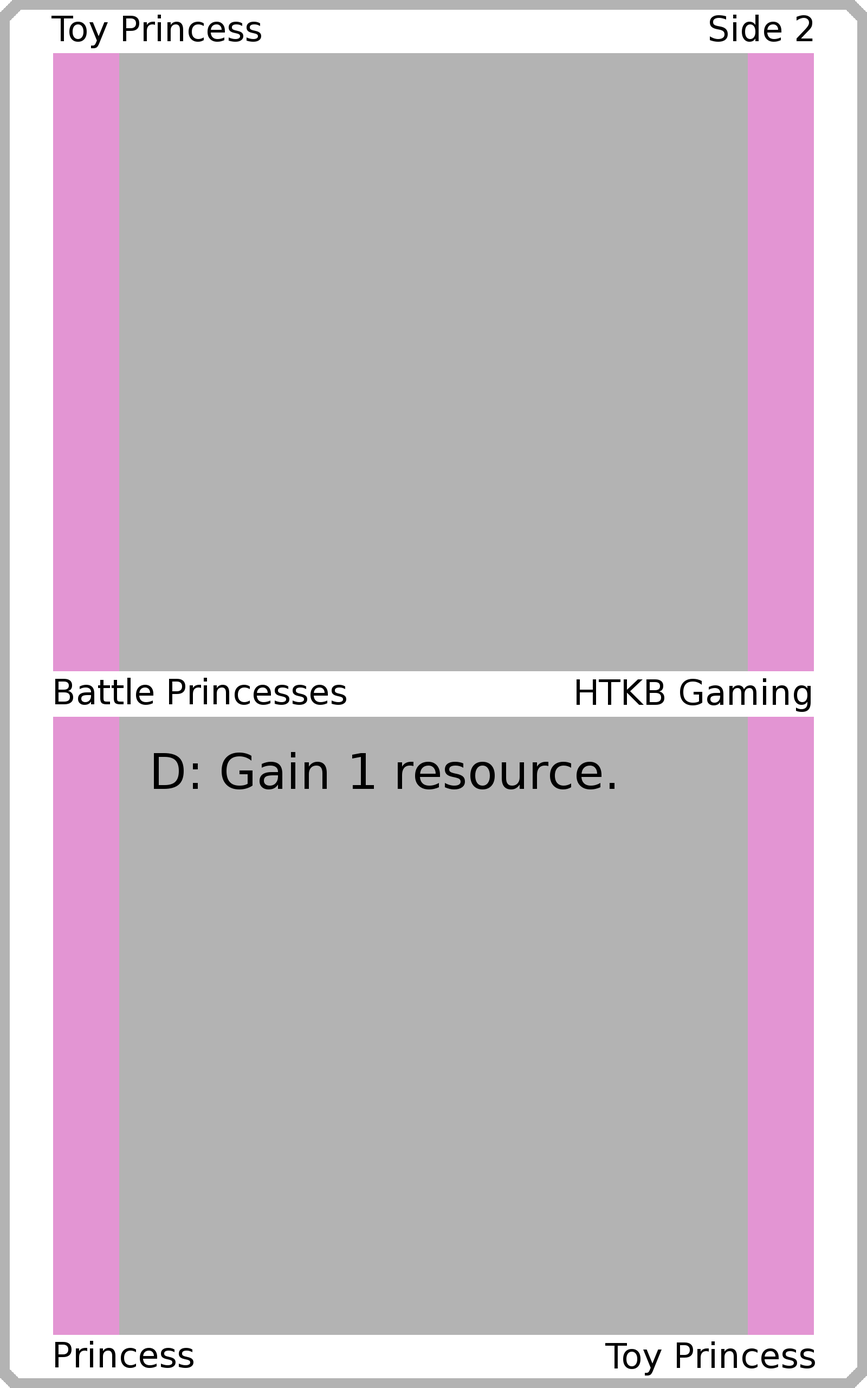
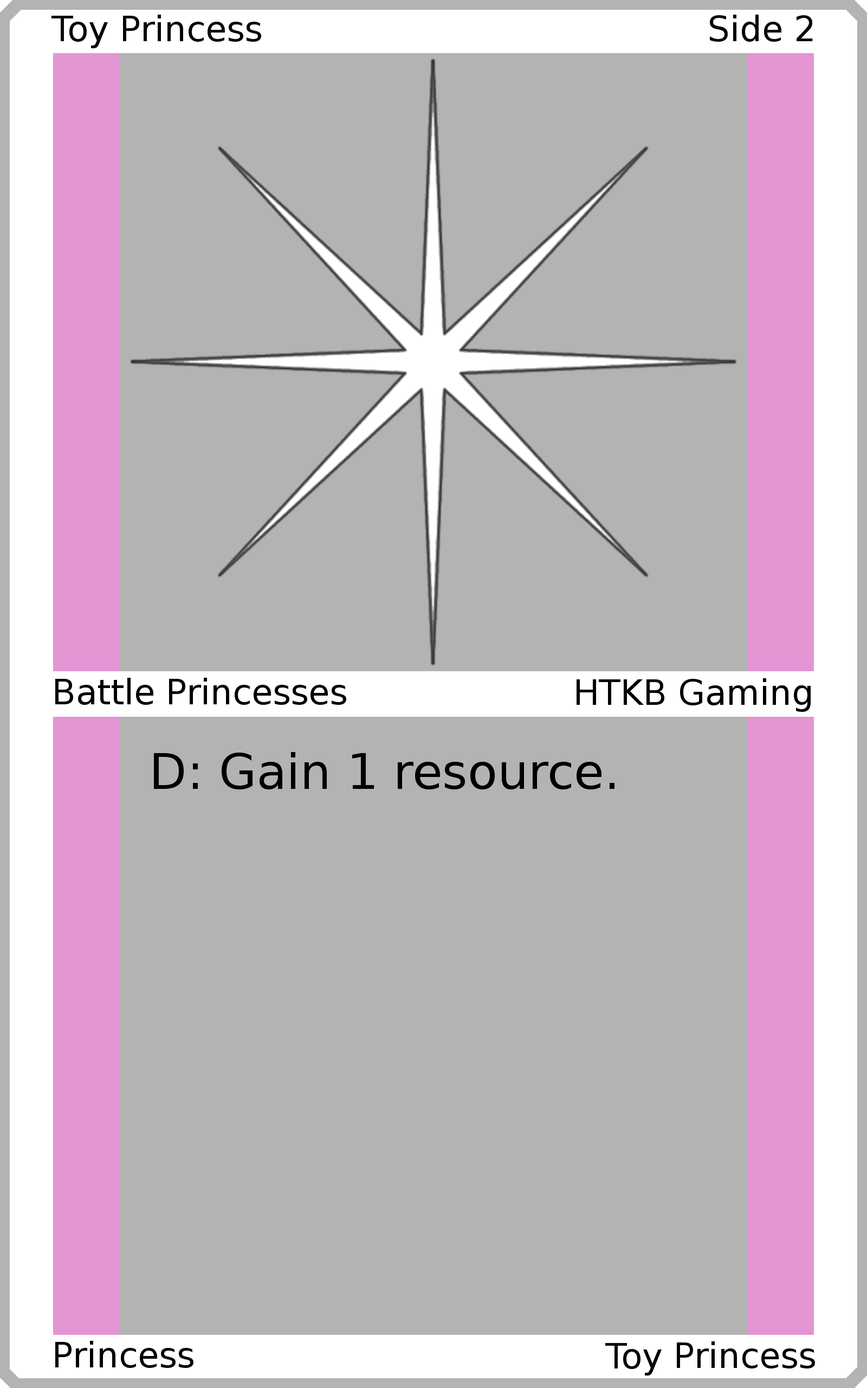
Layers edited between the first and the second 867 × 1388 image:
added layer "Art" above "Top Background" over box(129, 57, 738, 666)
